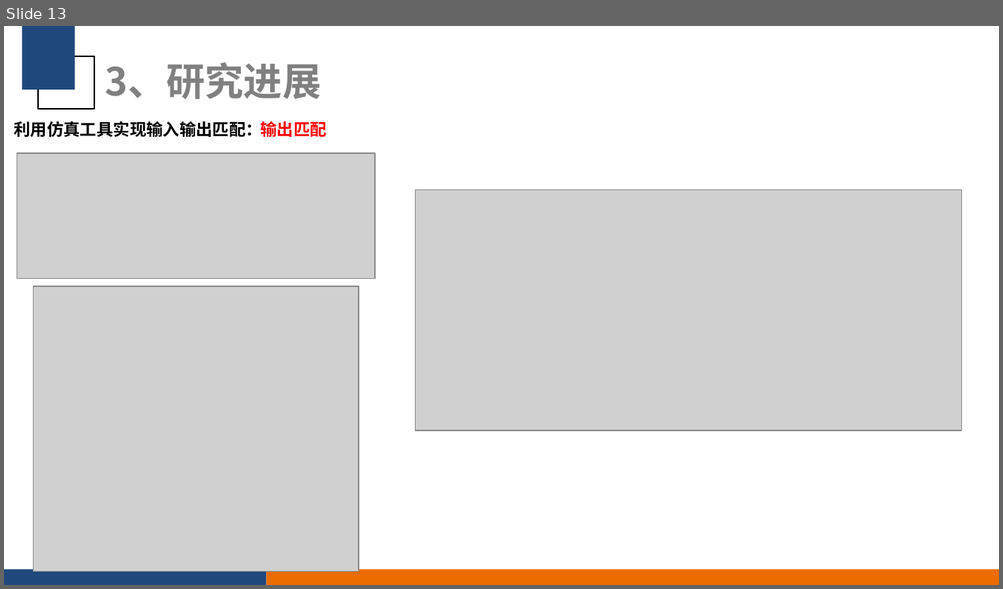
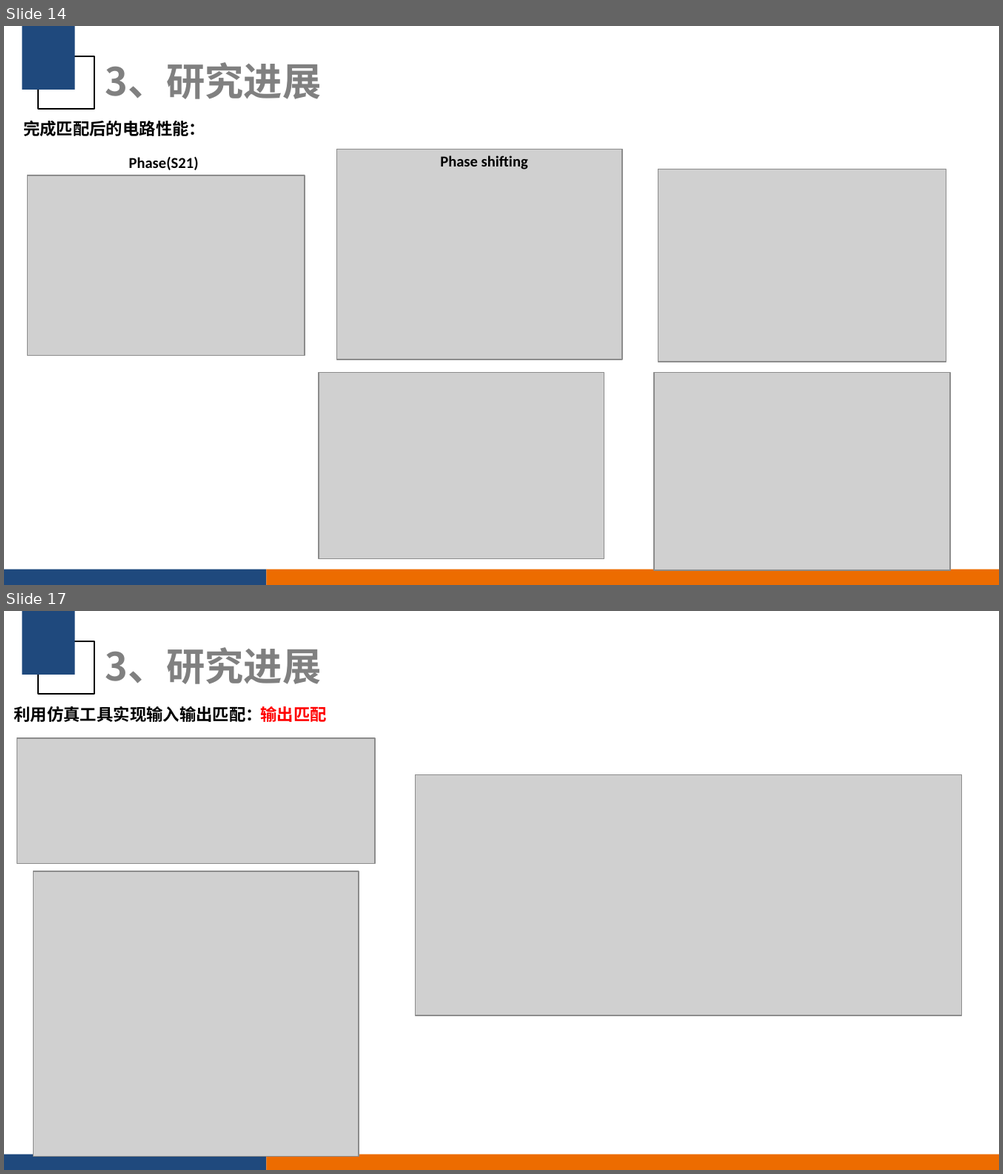
Before and after one commit to CreatorYu/Workfile, a slide deck: 2024_8_21_庾小齐-有源移相器.pptx. Shown one above the other, each under a label of ours: slide 13 before the commit, slides 14 and 17 after it; the slides between them are not shown. The pictures are 1003x589 and 1003x1174 pixels, drawn with LibreOffice and Linux fonts; fonts in the diff are those of the drawing; grey boxes stand for pictures; background and template pictures are left out. Boxes give left, top, right and bottom in pixels: in the first picture for what was removed or moved away, otherwise in the second. Text is boxed around its words. In the diff, an @@ line names an element or a change of style, - is before the commit and + after.

```diff
--- a/2024_8_21_庾小齐-有源移相器.pptx
+++ b/2024_8_21_庾小齐-有源移相器.pptx
@@ slide 14 added at [4, 26, 999, 585], background #FFFFFF; not listed: 4 template elements that a slide beside it also shows @@
@@ title added at [105, 62, 321, 99], 28 pt, text #808080, bold @@
+3、研究进展
@@ text added at [23, 121, 205, 136], 12 pt, text #000000, bold @@
+完成匹配后的电路性能：
@@ text added at [129, 157, 199, 170], 11 pt, text #000000, bold @@
+Phase(S21)
@@ picture added at [337, 150, 623, 360] @@
@@ text added at [440, 156, 528, 170], 11 pt, text #000000, bold @@
+Phase shifting
@@ picture added at [28, 175, 305, 355] @@
@@ picture added at [657, 170, 945, 362] @@
@@ picture added at [318, 373, 603, 559] @@
@@ picture added at [654, 373, 950, 571] @@
@@ what was slide 13 is now slide 17 @@
```
Also in this commit, not shown: 4 slides changed, 6 other slides added, 3 slides removed.
